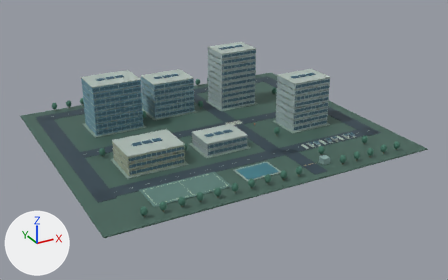
An edit to the glTF model public/models/future-yard.glb, drawn before and after from the same camera.
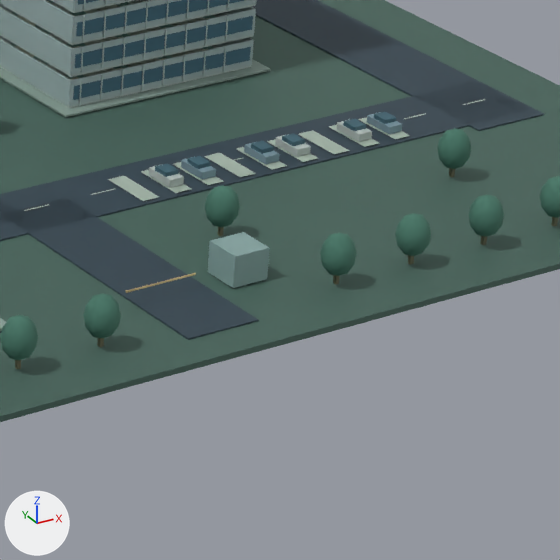
The first picture shows the older version from a 50 mm camera at (-152.0, -296.0, 138.0) aimed at (2.0, -16.0, -2.0). The close-ups show the older and then the newer version on the part from 63% to 86% of the width and 40% to 77% of the height of that picture. Only the edits that show in the close-ups are written down. Lighting does not change. The marker at lower left points along +X, +Y and +Z. Where no turn or scale is listed for an object, it has been applied to the vertices.
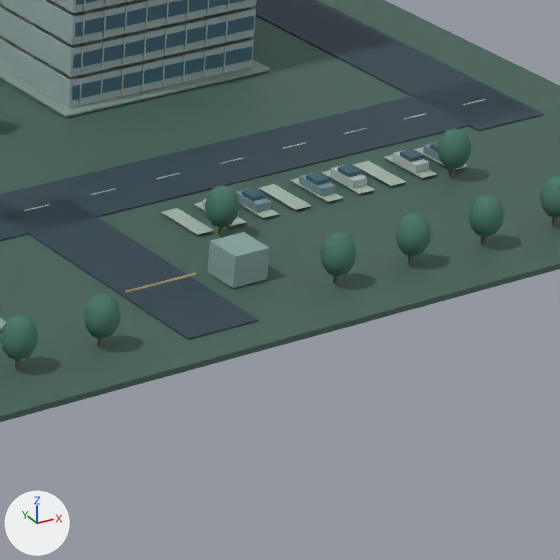
Where the change shows, as pixel boxes (x1, y1, x2, y2) in the close-ups (560 x 560 px):
'Parking marking', moved
    before: (108, 176, 159, 201)
    after: (161, 208, 214, 235)
'Parking marking.003', moved
    before: (204, 153, 256, 177)
    after: (259, 184, 311, 210)
'Parking marking.006', moved
    before: (298, 130, 350, 154)
    after: (353, 161, 406, 186)
'Vehicle body.003', moved
    before: (275, 134, 311, 157)
    after: (330, 165, 367, 188)
'Vehicle body.002', moved
    before: (244, 142, 280, 164)
    after: (299, 173, 336, 196)
'Vehicle body.004', moved
    before: (337, 120, 372, 142)
    after: (393, 150, 429, 173)
'Vehicle body.001', moved
    before: (181, 157, 216, 180)
    after: (236, 189, 271, 212)
'Vehicle body.005', moved
    before: (367, 112, 402, 134)
    after: (423, 142, 441, 162)
'Vehicle cab.001', moved
    before: (187, 156, 210, 169)
    after: (242, 188, 265, 201)
'Vehicle cab.002', moved
    before: (251, 141, 274, 154)
    after: (306, 172, 329, 185)
'Vehicle cab.003', moved
    before: (282, 133, 305, 146)
    after: (338, 164, 361, 177)
'Vehicle cab.004', moved
    before: (343, 119, 366, 131)
    after: (400, 149, 423, 162)
'Parking marking.004', moved
    before: (236, 147, 287, 170)
    after: (290, 178, 343, 202)
'Parking marking.005', moved
    before: (267, 139, 318, 162)
    after: (322, 170, 375, 194)
'Parking marking.007', moved
    before: (329, 125, 379, 147)
    after: (384, 155, 437, 178)
'Vehicle body', moved
    before: (149, 164, 184, 187)
    after: (202, 199, 239, 218)
'Parking marking.002', moved
    before: (173, 162, 224, 185)
    after: (239, 202, 279, 218)
'Parking marking.001', moved
    before: (141, 170, 191, 193)
    after: (194, 202, 246, 226)
'Parking marking.008', moved
    before: (358, 117, 410, 140)
    after: (414, 147, 468, 170)
'Vehicle cab.005', moved (mostly hidden afterwards)
    before: (374, 112, 396, 124)
    after: (430, 142, 439, 152)
'Vehicle cab', moved (not visible afterwards)
    before: (155, 164, 178, 177)

What changed in the scene script:
```text
Change ob_parking_marking:
    ob_parking_marking.location: (34.0, -49.0, 0.0) -> (34.0, -58.0, 0.0)
Change ob_parking_marking_001:
    ob_parking_marking_001.location: (38.0, -49.0, 0.0) -> (38.0, -58.0, 0.0)
Change ob_vehicle_body:
    ob_vehicle_body.location: (38.0, -49.0, 0.5) -> (38.0, -58.0, 0.5)
Change ob_vehicle_cab:
    ob_vehicle_cab.location: (38.0, -49.0, 1.1) -> (38.0, -58.0, 1.1)
Change ob_parking_marking_002:
    ob_parking_marking_002.location: (42.0, -49.0, 0.0) -> (42.0, -58.0, 0.0)
Change ob_vehicle_body_001:
    ob_vehicle_body_001.location: (42.0, -49.0, 0.5) -> (42.0, -58.0, 0.5)
Change ob_vehicle_cab_001:
    ob_vehicle_cab_001.location: (42.0, -49.0, 1.1) -> (42.0, -58.0, 1.1)
Change ob_parking_marking_003:
    ob_parking_marking_003.location: (46.0, -49.0, 0.0) -> (46.0, -58.0, 0.0)
Change ob_parking_marking_004:
    ob_parking_marking_004.location: (50.0, -49.0, 0.0) -> (50.0, -58.0, 0.0)
Change ob_vehicle_body_002:
    ob_vehicle_body_002.location: (50.0, -49.0, 0.5) -> (50.0, -58.0, 0.5)
Change ob_vehicle_cab_002:
    ob_vehicle_cab_002.location: (50.0, -49.0, 1.1) -> (50.0, -58.0, 1.1)
Change ob_parking_marking_005:
    ob_parking_marking_005.location: (54.0, -49.0, 0.0) -> (54.0, -58.0, 0.0)
Change ob_vehicle_body_003:
    ob_vehicle_body_003.location: (54.0, -49.0, 0.5) -> (54.0, -58.0, 0.5)
Change ob_vehicle_cab_003:
    ob_vehicle_cab_003.location: (54.0, -49.0, 1.1) -> (54.0, -58.0, 1.1)
Change ob_parking_marking_006:
    ob_parking_marking_006.location: (58.0, -49.0, 0.0) -> (58.0, -58.0, 0.0)
Change ob_parking_marking_007:
    ob_parking_marking_007.location: (62.0, -49.0, 0.0) -> (62.0, -58.0, 0.0)
Change ob_vehicle_body_004:
    ob_vehicle_body_004.location: (62.0, -49.0, 0.5) -> (62.0, -58.0, 0.5)
Change ob_vehicle_cab_004:
    ob_vehicle_cab_004.location: (62.0, -49.0, 1.1) -> (62.0, -58.0, 1.1)
Change ob_parking_marking_008:
    ob_parking_marking_008.location: (66.0, -49.0, 0.0) -> (66.0, -58.0, 0.0)
Change ob_vehicle_body_005:
    ob_vehicle_body_005.location: (66.0, -49.0, 0.5) -> (66.0, -58.0, 0.5)
Change ob_vehicle_cab_005:
    ob_vehicle_cab_005.location: (66.0, -49.0, 1.1) -> (66.0, -58.0, 1.1)
```
